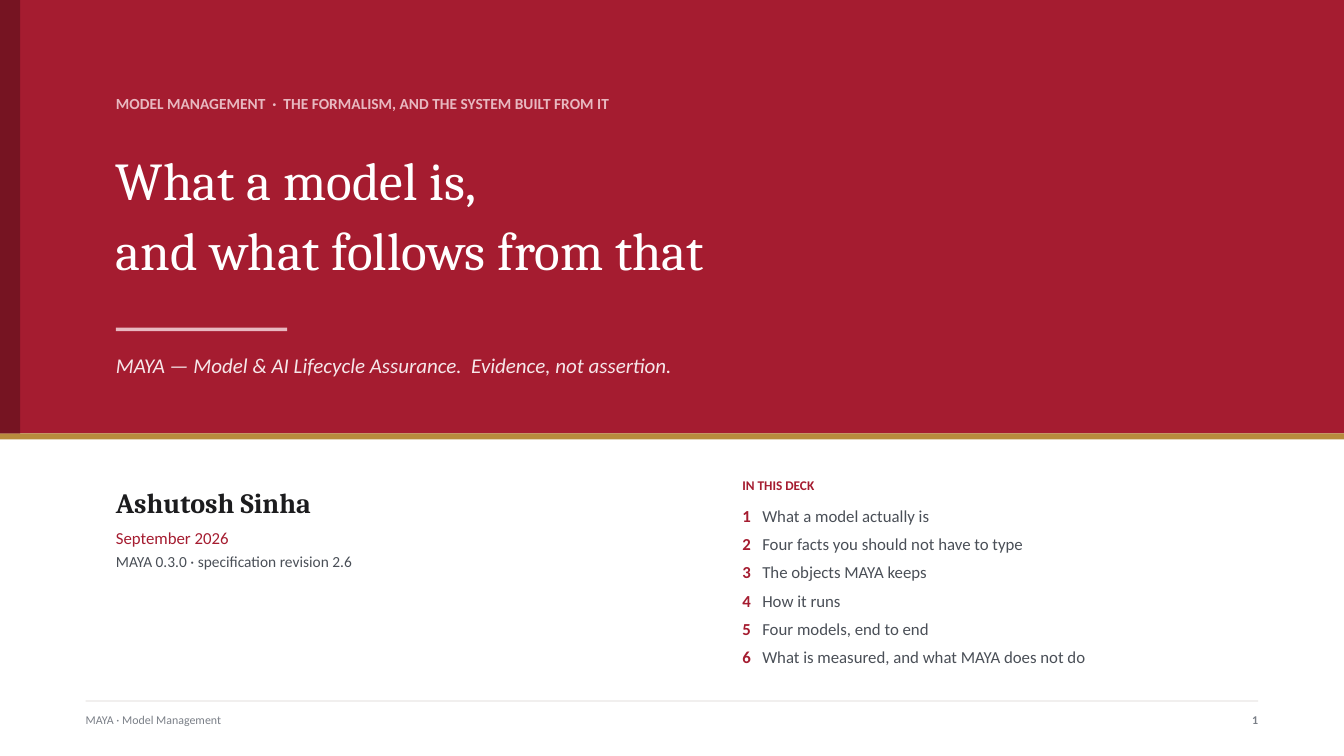
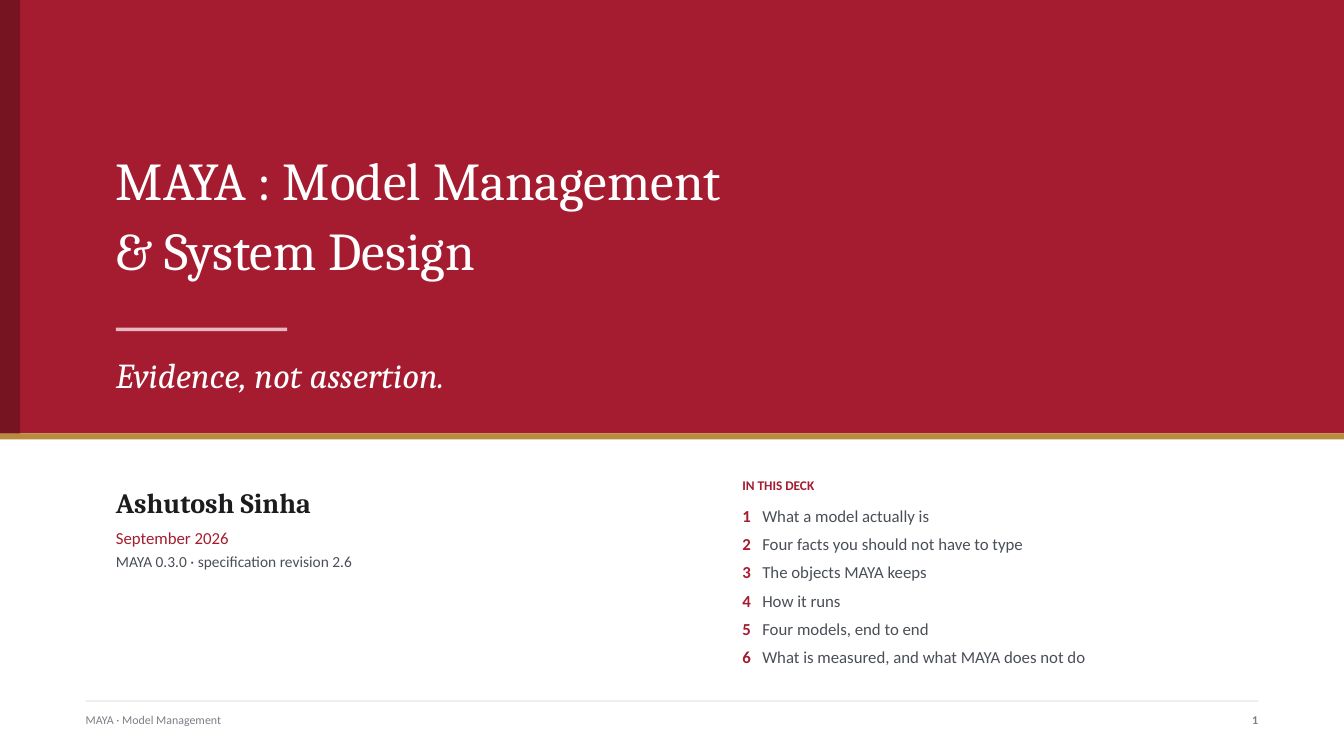
Before and after one commit to ajsinha/maya, a slide deck: slide 1 of docs/MAYA-Model-Management-Formalism-and-System-Design.pptx. Drawn at 1344x756 pixels with LibreOffice and Linux fonts; fonts in the diff are those of the drawing. Boxes give left, top, right and bottom in pixels: in the first picture for what was removed or moved away, otherwise in the second. Text is boxed around its words. In the diff, an @@ line names an element or a change of style, - is before the commit and + after.

Commit message:
The definition as mathematics, and a picture of the system
Two things the deck was missing.

The formal definition. Part 1 said a model is a compute kernel with dials
and left it there, which is the right first statement and not a sufficient
one: a reader who wants to reason about the claim rather than agree with
it needs the pair (P, f) written down. The slide gives it, and then what
follows immediately -- that composing two models keeps both sets of dials,
that a terminal parameter object makes a closed-form pricer a type rather
than an exception, and that an unreachable one is the vendor's case, where
behavioural evidence is not a commercial compromise but the only evidence
the mathematics permits.

A system context diagram, which needed a layout that did not exist: `flow`
draws one row, and a context diagram is two dimensions. `context` places
boxes on the content area and joins them with arrows. Choosing the sides
an arrow leaves and enters by comparing centres is the obvious rule and
the wrong one -- a wide box can have its centre to the right of a small
box while its left edge is still to the left of it, and the arrow doubles
back on itself. Overlap is the rule that holds: boxes sharing a column get
a true vertical, boxes sharing a row get a horizontal.

The cover now carries the title and the slogan and nothing else, with the
slogan set large in the italic serif the headings use.

```diff
--- a/docs/MAYA-Model-Management-Formalism-and-System-Design.pptx
+++ b/docs/MAYA-Model-Management-Formalism-and-System-Design.pptx
@@ text removed at box(116, 99, 609, 111) @@
-MODEL MANAGEMENT · THE FORMALISM, AND THE SYSTEM BUILT FROM IT
@@ text at box(116, 163, 721, 282): text changed @@
-What a model is,
-and what follows from that
+MAYA : Model Management
+& System Design
@@ text at box(116, 363, 445, 393): text changed; size 15 to 25 pt; font Calibri to Cambria; text colour #F6E6E9 to #FFFFFF @@
-MAYA — Model & AI Lifecycle Assurance. Evidence, not assertion.
+Evidence, not assertion.
```
Also in this commit, not shown: 79 other slides changed, 2 slides added, 7 other files.
